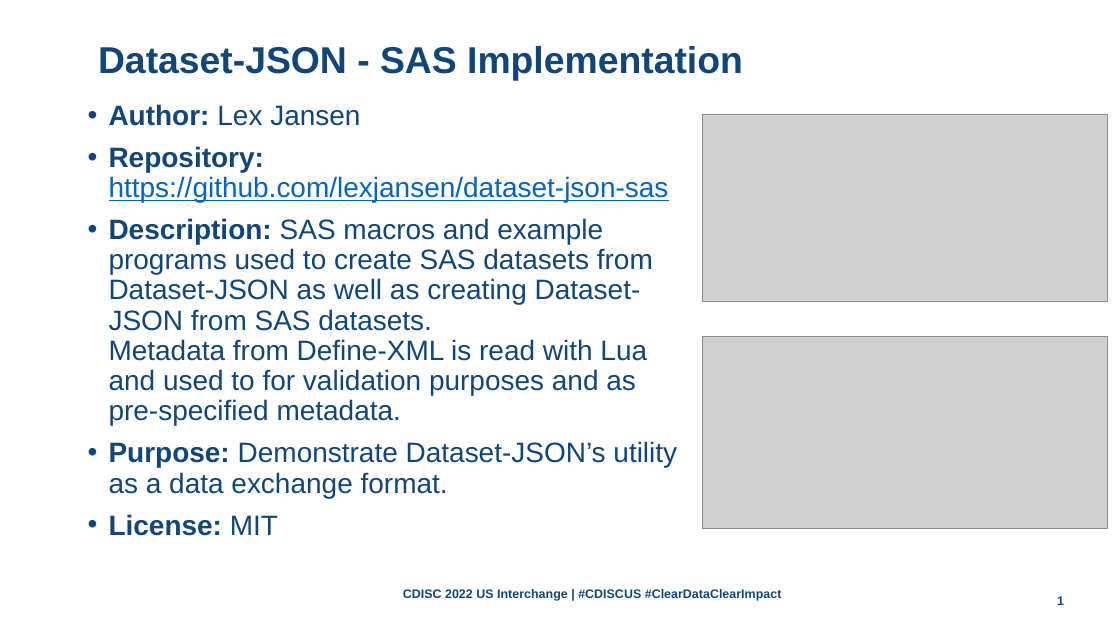
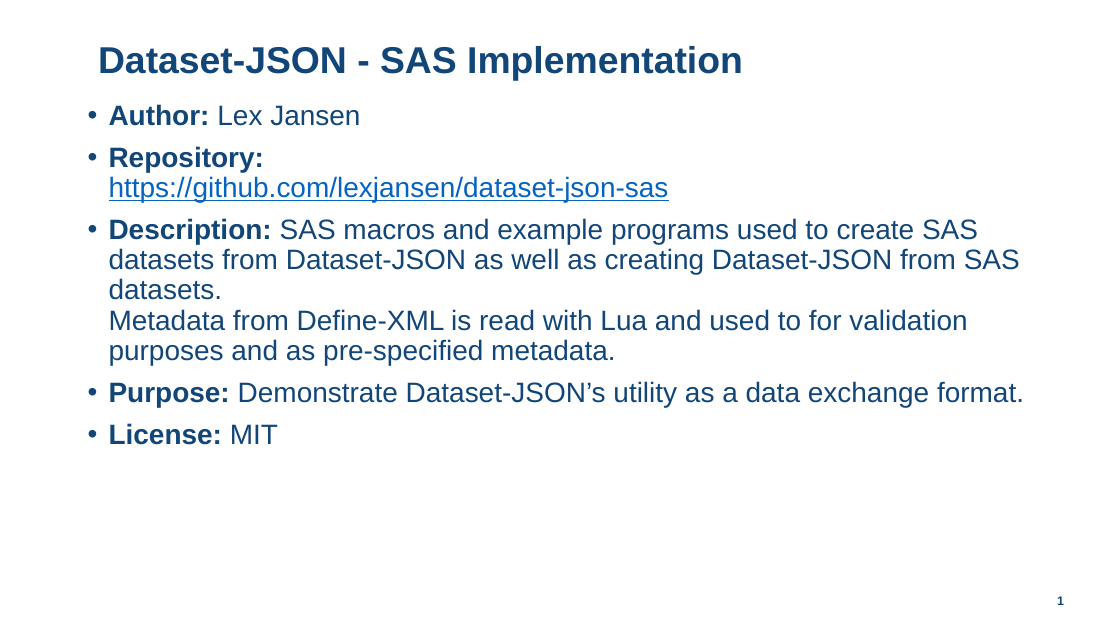
Before and after one commit to lexjansen/dataset-json-sas, a slide deck: slide 1 of doc/Dataset-JSON-Hackathon-SAS-implementation-LexJansen.pptx. Drawn at 1120x630 pixels with LibreOffice and Linux fonts; fonts in the diff are those of the drawing; grey boxes stand for pictures; background and template pictures are left out. Boxes give left, top, right and bottom in pixels: in the first picture for what was removed or moved away, otherwise in the second. Text is boxed around its words. In the diff, an @@ line names an element or a change of style, - is before the commit and + after.

```diff
--- a/doc/Dataset-JSON-Hackathon-SAS-implementation-LexJansen.pptx
+++ b/doc/Dataset-JSON-Hackathon-SAS-implementation-LexJansen.pptx
@@ text "Author: Lex Jansen" rewrapped from bbox=[109, 104, 677, 536] to bbox=[109, 104, 1024, 445] @@
@@ picture removed at bbox=[702, 114, 1108, 301] @@
@@ picture removed at bbox=[702, 337, 1108, 529] @@
@@ text removed at bbox=[403, 589, 782, 601] @@
-CDISC 2022 US Interchange | #CDISCUS #ClearDataClearImpact
```
Also in this commit, not shown: 4 slides added, 3 other files.
